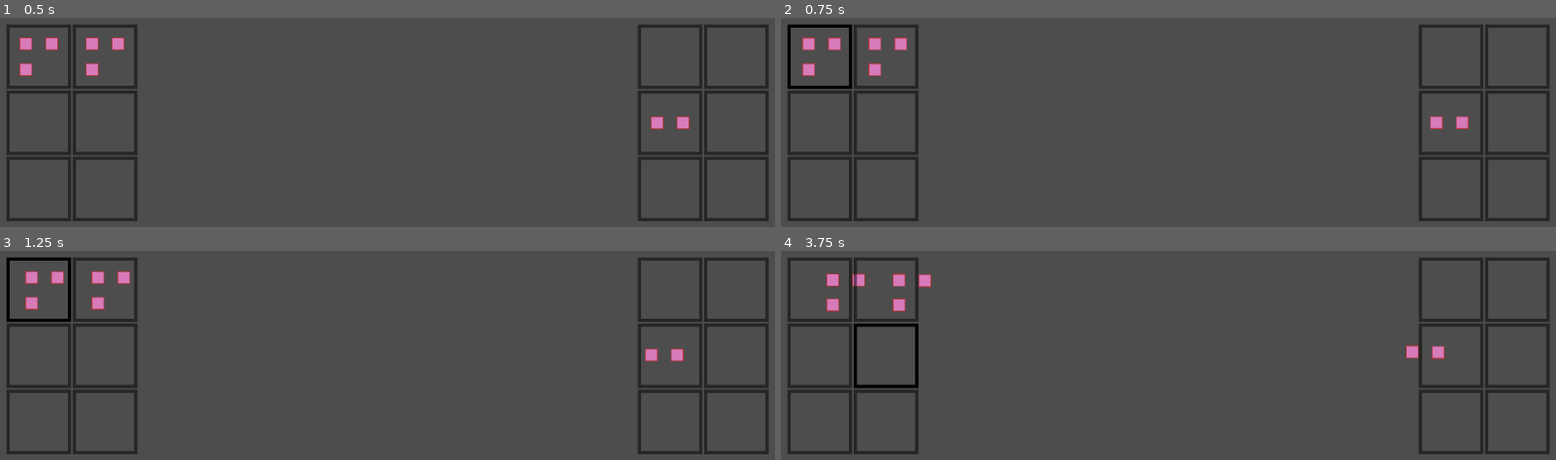
Above: before the commit, frames 1-4 (two rows, left to right).
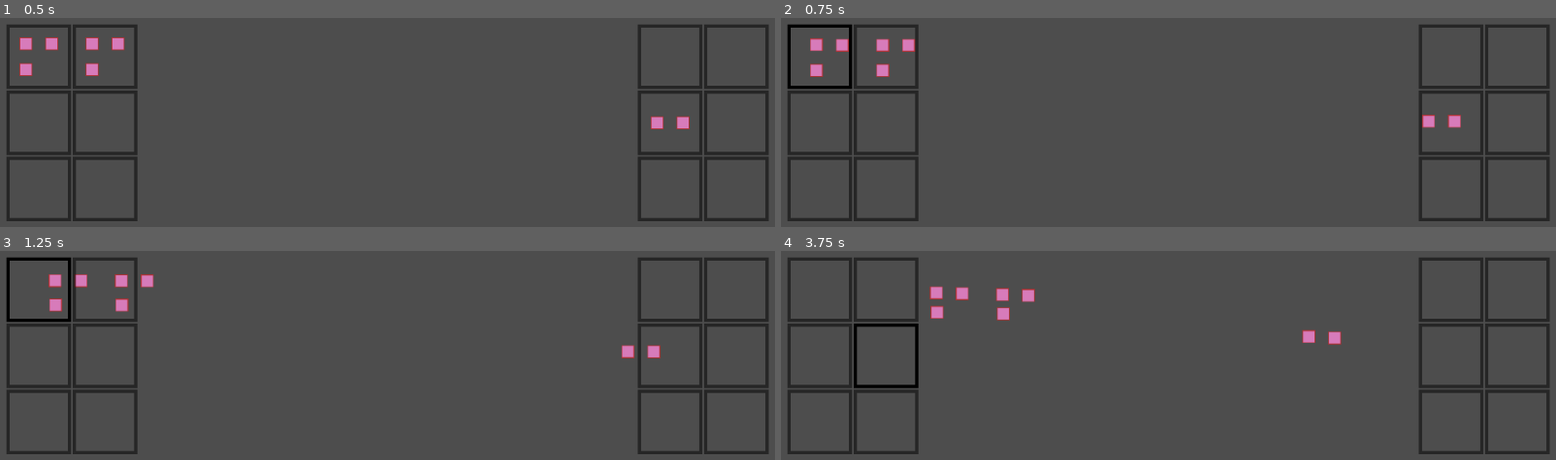
Above: after the commit, the same moments.

Repository: KirchnerT/MajorJam7
Game: Godot game, scene res://Scenes/battle_map.tscn
Same seed, same stepped clock (60 frames per second), same inputs: the game is played once before the commit and once after it. The engine's default icon, where the game draws it, is replaced by a stand-in: a white triangle on a blue panel in a dark square.
Inputs (mouse positions are in pixels of both pictures, inside the frame that each line leads up to):
- Up to frame 1 (0.5 s): no input
- Up to frame 2 (0.75 s): tap Enter at 0.5 s; move the mouse to (819, 57) at 0.52 s
- Up to frame 3 (1.25 s): no input
- Up to frame 4 (3.75 s): move the mouse to (819, 355) at 1.27 s; move the mouse to (819, 422) at 2.02 s; move the mouse to (889, 290) at 2.77 s; move the mouse to (889, 355) at 3.52 s

Frame 1 is identical in both runs. In frame 2, 1.3% of the frame differs, in the area x 2-89%, y 9-54%; in frame 3, 1.4%; in frame 4, 1.8%, in the area x 5-86%, y 10-52%.

Commit message:
Health Component updates

Diff:
--- a/Units/Temp/attack_component.gd
+++ b/Units/Temp/attack_component.gd
@@ -4,16 +4,21 @@
 signal is_within_attack_range_changed(is_within_attack_range: bool)
 
 @export var attack_damage: float
+@export var attack_range: float
+@export var attack_speed: float
+@export var attack_speed_timer: Timer
+
+var can_attack: bool = true
 
 var target_unit: Node2D
-var attack_range: float
+
 var is_within_attack_range: bool = false
 
 # Called when the node enters the scene tree for the first time.
 func _ready() -> void:
 	# Start timer and add its signal to this script to do attack rate
-
-	pass # Replace with function body.
+	 # Replace with function body.
+	pass
 
 
 # Called every frame. 'delta' is the elapsed time since the previous frame.
@@ -30,7 +35,19 @@
 		is_within_attack_range = false
 		is_within_attack_range_changed.emit(false)
 
+	if can_attack == true && is_within_attack_range == true:
+		attack_target()
+
 func attack_target() -> void:
 	# Check if target is able to be damaged (ie: has health component, or you can assume they do since they are targetable)
 	#	call the targets damage function
+	can_attack = false
+	target_unit.health_component.take_damage(attack_damage) #testing
+	attack_speed_timer.start()
+		# gets the take damage function from the health_component script to deal damage to the unit
+
+
 	pass
+
+func _on_attack_speed_timer_timeout() -> void:
+	can_attack = true # Replace with function body.
--- a/Units/Temp/health_component.gd
+++ b/Units/Temp/health_component.gd
@@ -1,9 +1,25 @@
 extends Node2D
 class_name HealthComponent
 
-#
-# add custom signal here to state that the health went below 0
-#
+signal check_unit_is_dead(is_dead: bool)
+#Global Variables
+@export var unit_health: float
+
+var is_dead: bool = false
+
+
+func death() -> void:
+	check_unit_is_dead.emit(true)
+	print("Unit died... for now")
+
+
+
+func is_unit_dead() -> bool:
+	if self.unit_health > 0:
+		return false
+	else:
+		death()
+		return true
 
 # Called when the node enters the scene tree for the first time.
 func _ready() -> void:
@@ -17,5 +33,6 @@
 # function that changes the health components health value
 func take_damage(damage_taken: float) -> void:
 	print(get_parent().name + " took " + str(damage_taken) + " damage ")
-	# call signal above if unit has died
+	self.unit_health = self.unit_health - damage_taken
+	is_unit_dead()
 	pass
--- a/Units/Temp/temp_soldier.gd
+++ b/Units/Temp/temp_soldier.gd
@@ -21,3 +21,10 @@
 
 func _on_attack_component_is_within_attack_range_changed(is_within_attack_range: bool) -> void:
 	movement_component.can_move = !is_within_attack_range
+
+
+func deactivate():
+	# Will deactivate all nodes that are 'dead'
+	# Once the round is over, if the player still have living units, we will use the activate method
+	# to re-enable the dead units for round restart
+	pass
--- a/Units/Temp/temp_soldier.tscn
+++ b/Units/Temp/temp_soldier.tscn
@@ -14,9 +14,11 @@
 
 [node name="HealthComponent" type="Node2D" parent="."]
 script = ExtResource("3_boedc")
+unit_health = 2.0
 
 [node name="MovementComponent" type="Node2D" parent="." node_paths=PackedStringArray("check_target_timer")]
 script = ExtResource("3_3y78k")
+speed = 50.0
 unit_allegience = 2
 unit_target_faction = 2
 unit_targeting = 0
@@ -25,9 +27,17 @@
 [node name="CheckTargetTimer" type="Timer" parent="MovementComponent"]
 wait_time = 0.5
 
-[node name="AttackComponent" type="Node2D" parent="."]
+[node name="AttackComponent" type="Node2D" parent="." node_paths=PackedStringArray("attack_speed_timer")]
 script = ExtResource("4_bkf7k")
+attack_damage = 2.0
+attack_range = 20.0
+attack_speed = 1.0
+attack_speed_timer = NodePath("AttackSpeedTimer")
+
+[node name="AttackSpeedTimer" type="Timer" parent="AttackComponent"]
+wait_time = 0.5
 
 [connection signal="new_target_found" from="MovementComponent" to="." method="_on_movement_component_new_target_found"]
 [connection signal="timeout" from="MovementComponent/CheckTargetTimer" to="MovementComponent" method="_on_timer_timeout"]
 [connection signal="is_within_attack_range_changed" from="AttackComponent" to="." method="_on_attack_component_is_within_attack_range_changed"]
+[connection signal="timeout" from="AttackComponent/AttackSpeedTimer" to="AttackComponent" method="_on_attack_speed_timer_timeout"]
